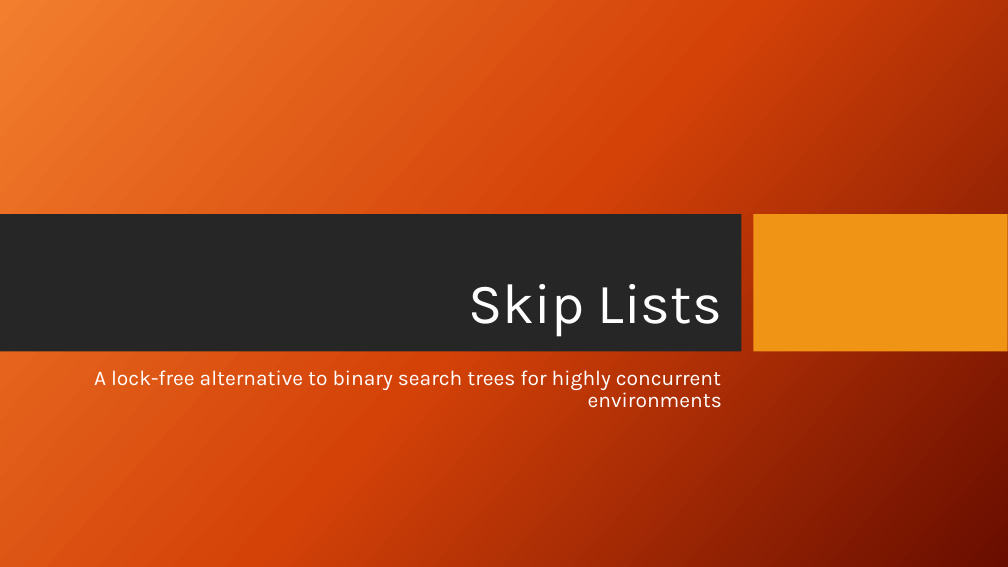
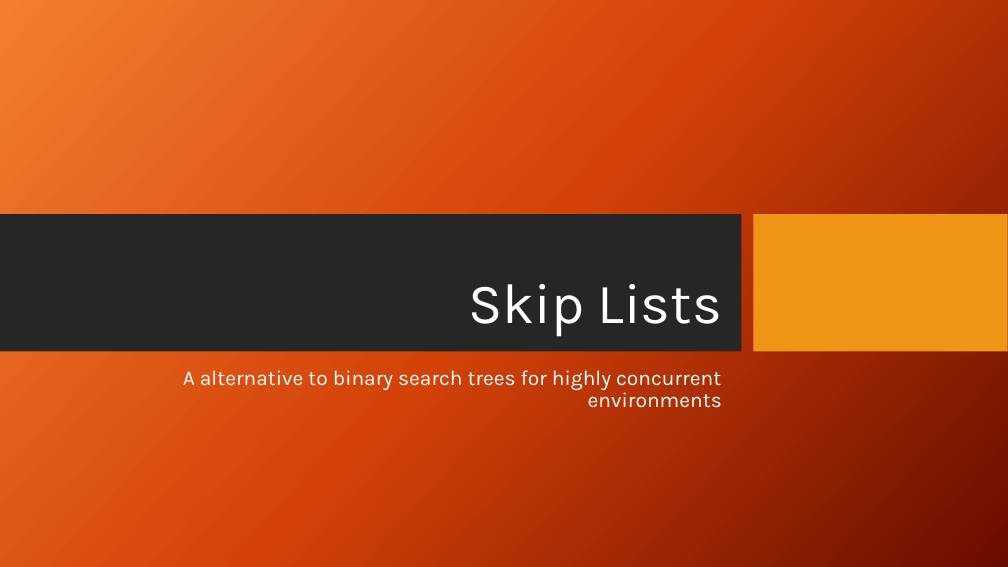
Before and after one commit to DroidX86/skip-stats, a slide deck: slide 1 of seminar.pptx. Drawn at 1008x567 pixels with LibreOffice and Linux fonts; fonts in the diff are those of the drawing; background and template pictures are left out. Boxes give left, top, right and bottom in pixels: in the first picture for what was removed or moved away, otherwise in the second. Text is boxed around its words. In the diff, an @@ line names an element or a change of style, - is before the commit and + after.

```diff
--- a/seminar.pptx
+++ b/seminar.pptx
@@ subtitle at (183,370,722,408): text changed @@
-A lock-free alternative to binary search trees for highly concurrent environments
+A alternative to binary search trees for highly concurrent environments
```
Also in this commit, not shown: 10 other slides changed, 2 slides added, 1 slide removed, 13 other files.
